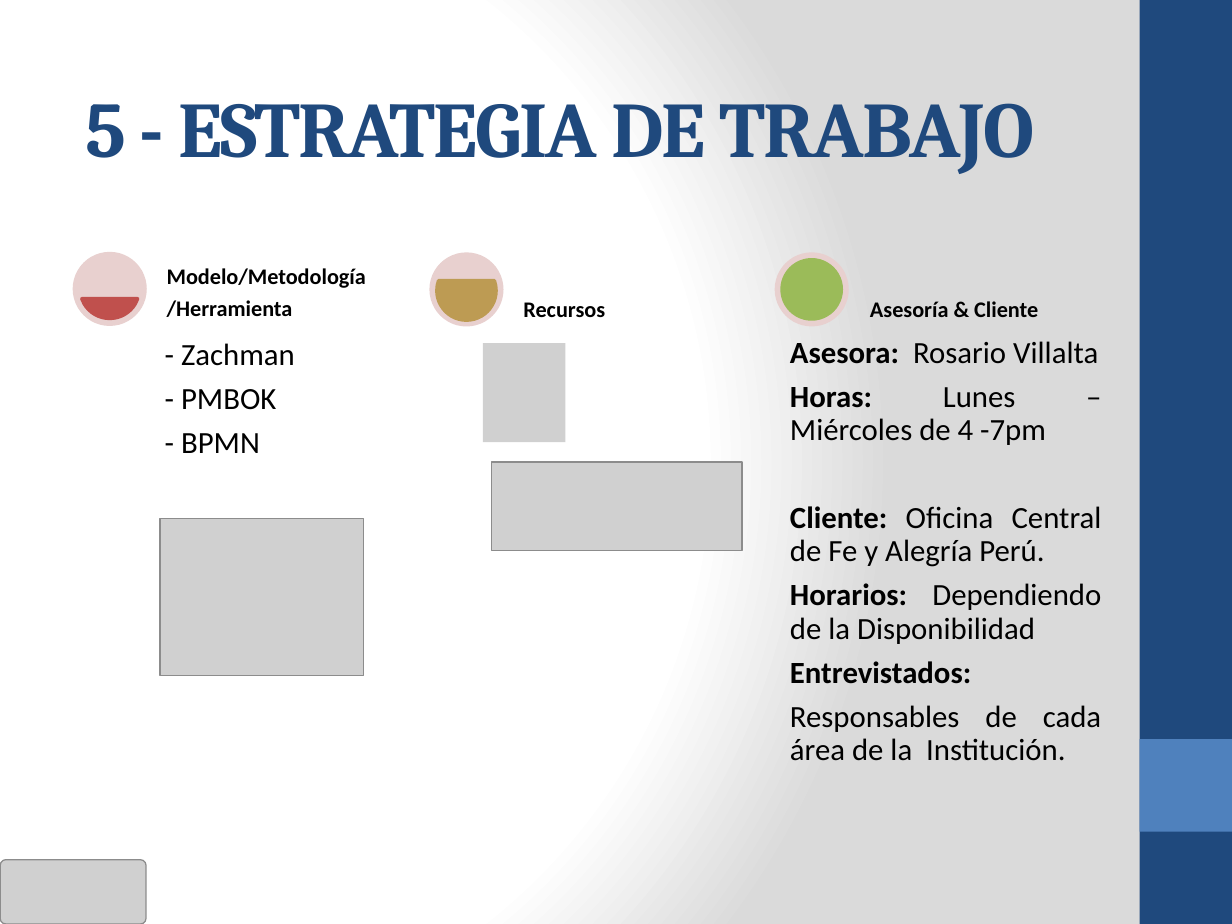
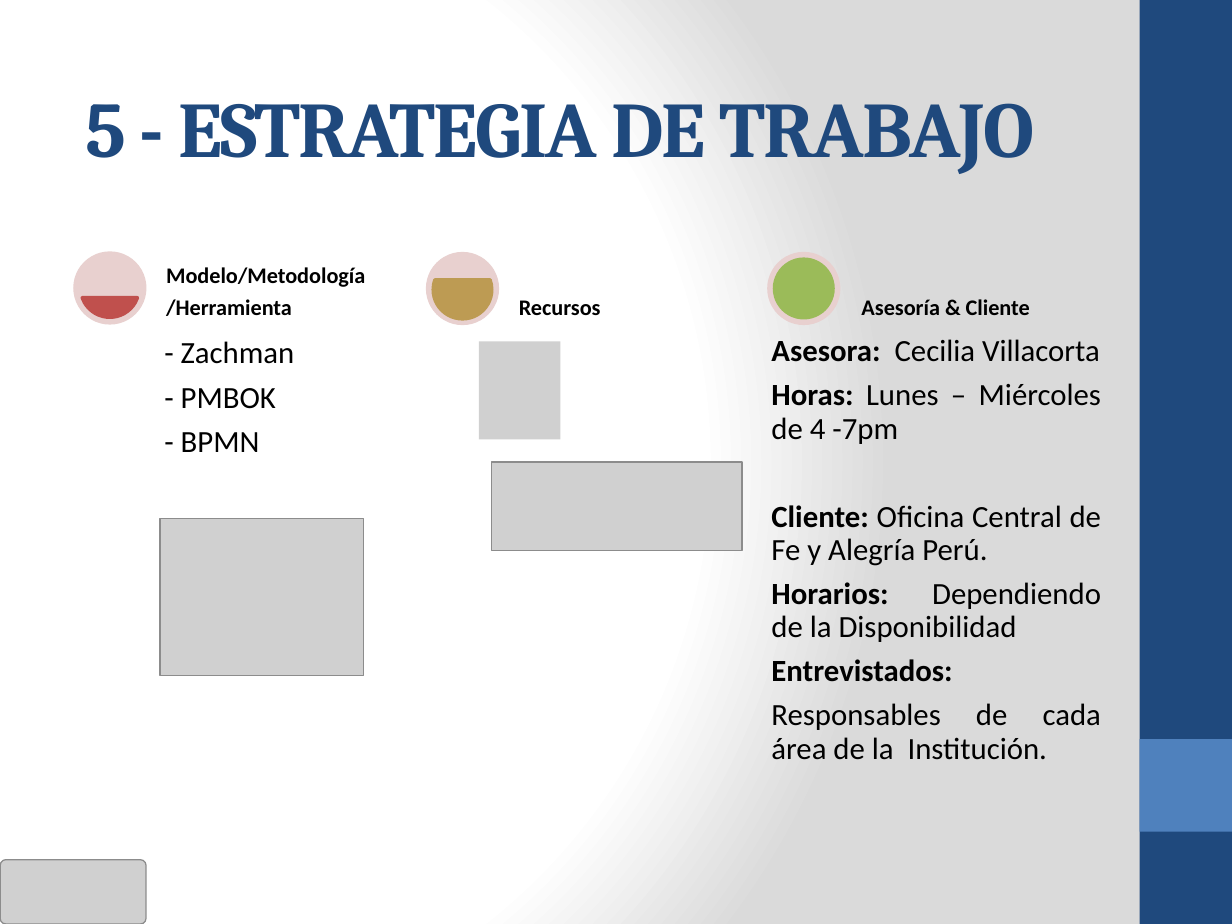
Before and after one commit to cms/proyecto-fya, a slide deck: slide 8 of Presentación Sem 7 - 2011.2/ANOCFAP-[Presentación Final v3.0].pptx. Drawn at 1232x924 pixels with LibreOffice and Linux fonts; fonts in the diff are those of the drawing; grey boxes stand for pictures. Boxes give left, top, right and bottom in pixels: in the first picture for what was removed or moved away, otherwise in the second. Text is boxed around its words. In the diff, an @@ line names an element or a change of style, - is before the commit and + after.

```diff
--- a/Presentación Sem 7 - 2011.2/ANOCFAP-[Presentación Final v3.0].pptx
+++ b/Presentación Sem 7 - 2011.2/ANOCFAP-[Presentación Final v3.0].pptx
@@ 2 ellipses, 1 text, 1 picture, 1 chord (boxed as its full ellipse): place and size @@
-2 ellipses, 1 text, 1 picture, 1 chord (boxed as its full ellipse) at [430,253,849,442]
+2 ellipses, 1 text, 1 picture, 1 chord (boxed as its full ellipse) at [426,251,840,440]
@@ text "Asesoría & Cliente": place and size @@
-text "Asesoría & Cliente" at [870,301,1038,317]
+text "Asesoría & Cliente" at [861,299,1030,315]
@@ text "Asesora: Cecilia Villacorta": place and size @@
-text "Asesora: Cecilia Villacorta" at [790,341,1102,761]
+text "Asesora: Cecilia Villacorta" at [771,339,1101,760]
@@ text at [771,339,1100,362]: text changed @@
-Asesora: Rosario Villalta
+Asesora: Cecilia Villacorta
```
Also in this commit, not shown: 1 other slide changed.
